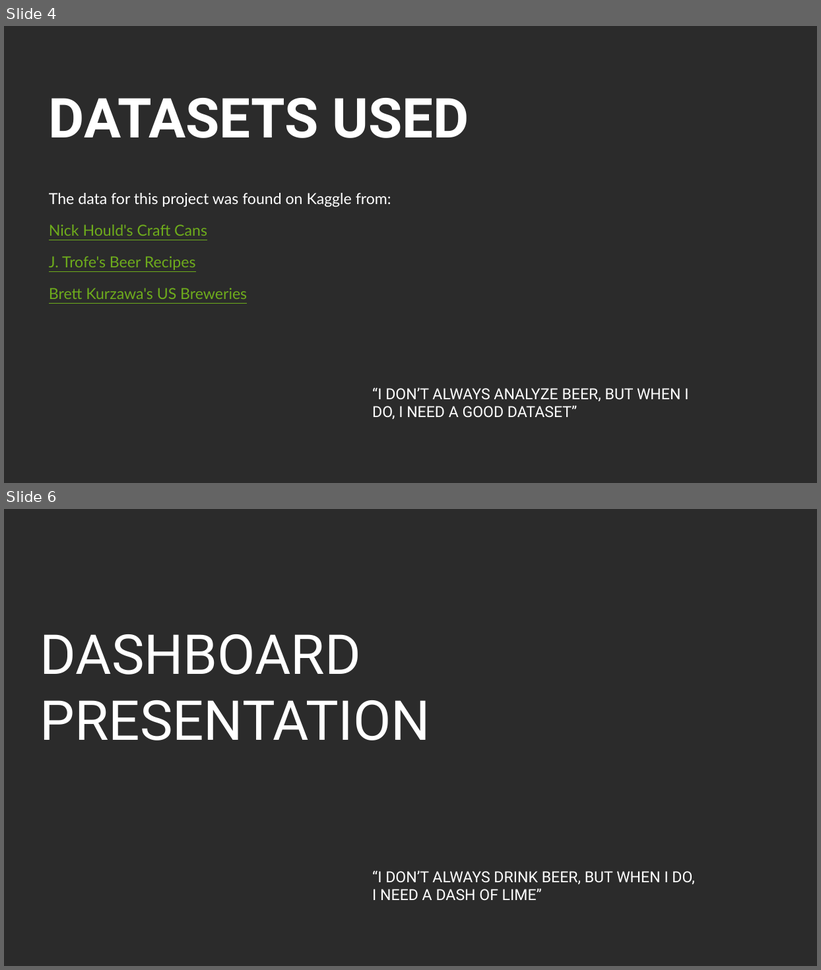
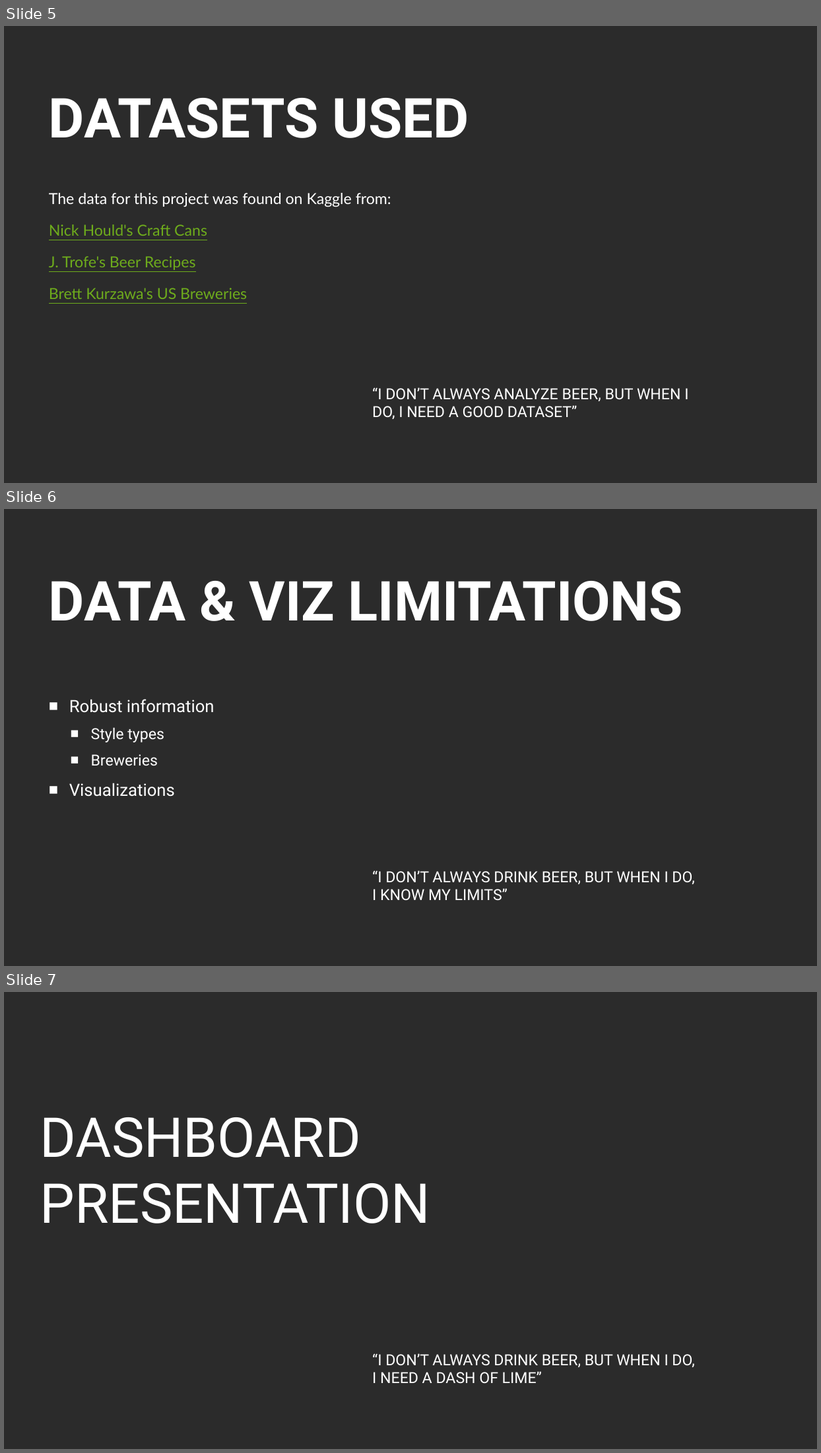
Before and after one commit to j1-aggie/Beers-of-the-USA, a slide deck: Beers of the USA.pptx. Shown one above the other, each under a label of ours: slides 4 and 6 before the commit, slides 5, 6 and 7 after it; the slides between them are not shown. The pictures are 821x970 and 821x1453 pixels, drawn with LibreOffice and Linux fonts; fonts in the diff are those of the drawing; background and template pictures are left out; a plain dark background stands for a picture behind light text. Boxes give left, top, right and bottom in pixels: in the first picture for what was removed or moved away, otherwise in the second. Text is boxed around its words. In the diff, an @@ line names an element or a change of style, - is before the commit and + after.

Commit message:
updated slides

```diff
--- a/Beers of the USA.pptx
+++ b/Beers of the USA.pptx
@@ slide 6 added at [4,509,817,966], background picture (left out) @@
@@ title added at [49,581,683,621], 65 pt, text #FFFFFF, bold @@
+DATA & VIZ LIMITATIONS
@@ text added at [69,699,215,797], 20 pt, text #FFFFFF @@
+■ Robust information
+  ■ Style types
+  ■ Breweries
+■ Visualizations
@@ text added at [372,871,694,901], 18 pt, text #FFFFFF @@
+“I DON’T ALWAYS DRINK BEER, BUT WHEN I DO, I KNOW MY LIMITS”
@@ what was slide 4 is now slide 5 @@
@@ what was slide 6 is now slide 7 @@
```
